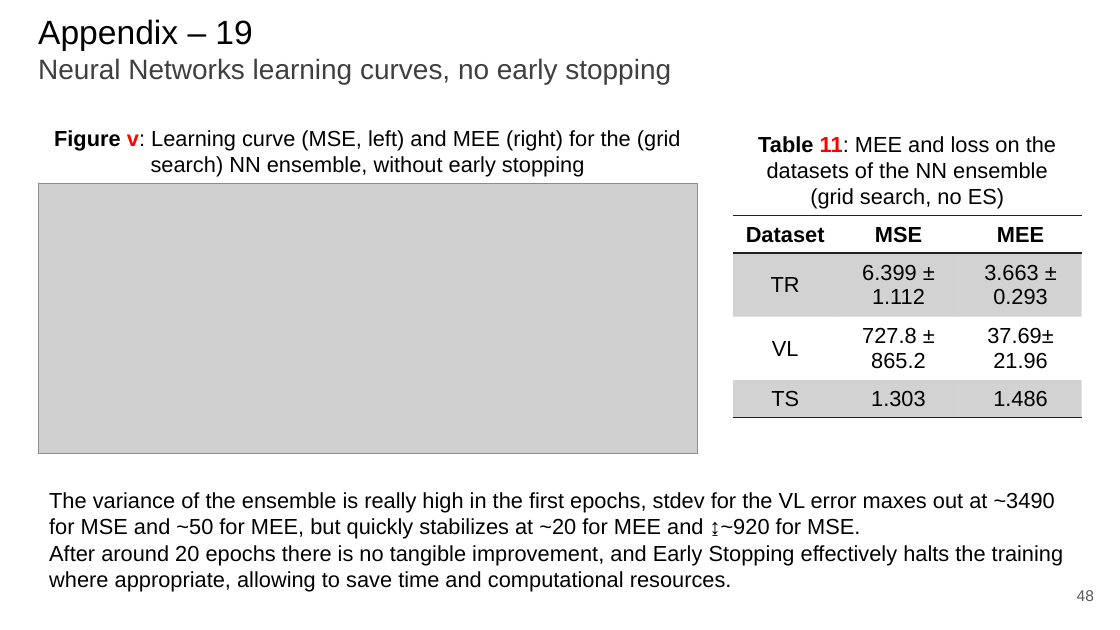
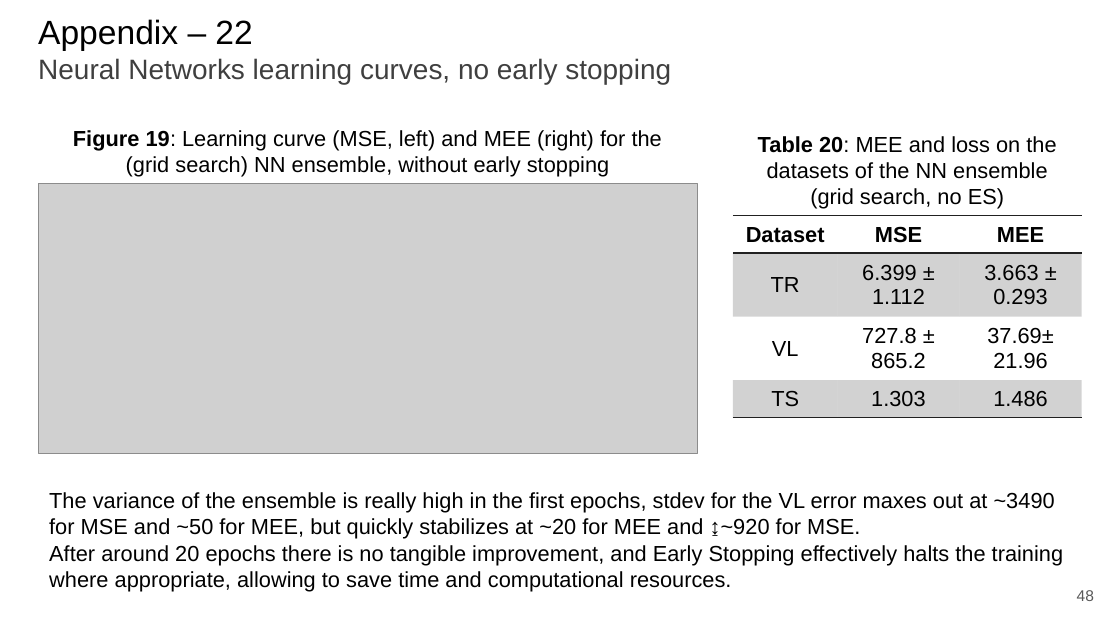
Before and after one commit to paolo-junior-mollica/machine-learning-project, a slide deck: slide 48 of relazione/Canduci_Marino_Mollica.pptx. Drawn at 1120x630 pixels with LibreOffice and Linux fonts; fonts in the diff are those of the drawing; grey boxes stand for pictures. Boxes give left, top, right and bottom in pixels: in the first picture for what was removed or moved away, otherwise in the second. Text is boxed around its words. In the diff, an @@ line names an element or a change of style, - is before the commit and + after.

Commit message:
Fixed 1st slide, table&imgs numerations, number of appendices

```diff
--- a/relazione/Canduci_Marino_Mollica.pptx
+++ b/relazione/Canduci_Marino_Mollica.pptx
@@ title at (x1=38, y1=19, x2=671, y2=84): text changed @@
-Appendix – 19
-Neural Networks learning curves, no early stopping
+Appendix – 22
+Neural Networks learning curves, no early stopping
@@ text at (x1=73, y1=130, x2=662, y2=177): text changed @@
-Figure v: Learning curve (MSE, left) and MEE (right) for the (grid search) NN ensemble, without early stopping
+Figure 19: Learning curve (MSE, left) and MEE (right) for the (grid search) NN ensemble, without early stopping
@@ text at (x1=758, y1=136, x2=1056, y2=209): text changed @@
-Table 11: MEE and loss on the datasets of the NN ensemble (grid search, no ES)
+Table 20: MEE and loss on the datasets of the NN ensemble (grid search, no ES)
```
Also in this commit, not shown: 24 other slides changed.
